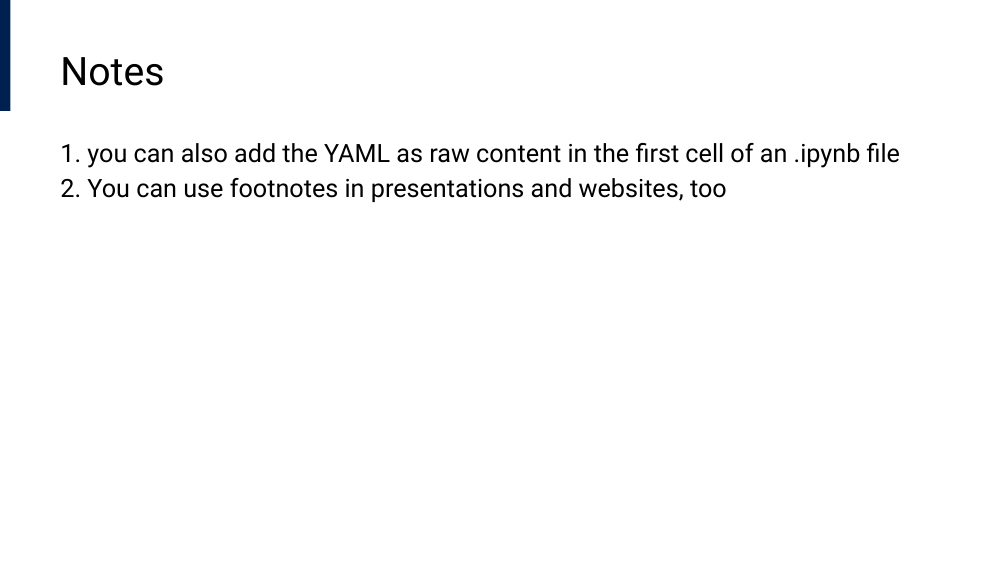
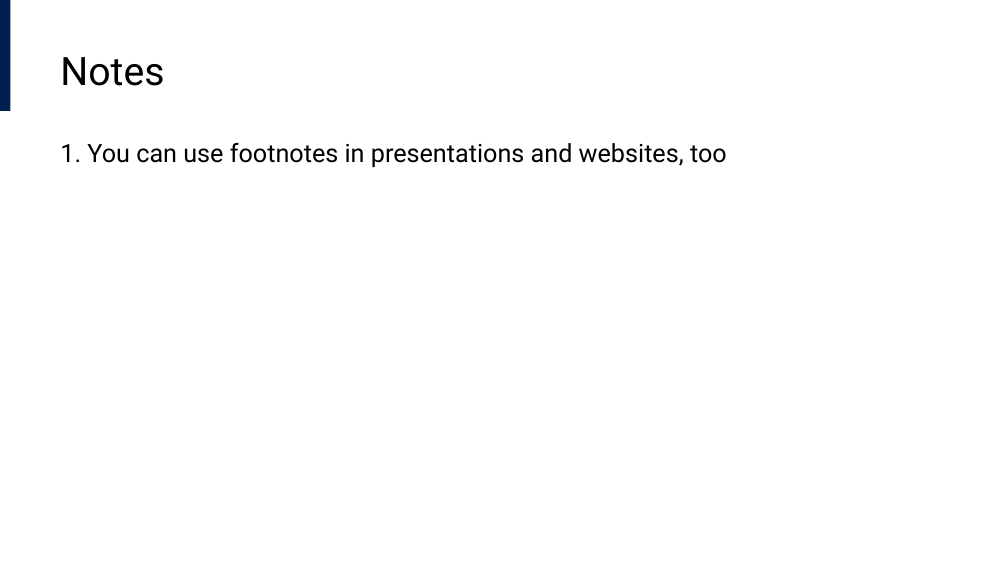
Before and after one commit to lucas-a-meyer/using-quarto, a slide deck: slide 43 of docs/presentation-orig.pptx. Drawn at 1008x567 pixels with LibreOffice and Linux fonts; fonts in the diff are those of the drawing. Boxes give left, top, right and bottom in pixels: in the first picture for what was removed or moved away, otherwise in the second. Text is boxed around its words. In the diff, an @@ line names an element or a change of style, - is before the commit and + after.

```diff
--- a/docs/presentation-orig.pptx
+++ b/docs/presentation-orig.pptx
@@ text at [60, 143, 727, 167]: text changed @@
-1. you can also add the YAML as raw content in the first cell of an .ipynb file
-2. You can use footnotes in presentations and websites, too
+1. You can use footnotes in presentations and websites, too
```
Also in this commit, not shown: 8 other slides changed, 14 other files.
